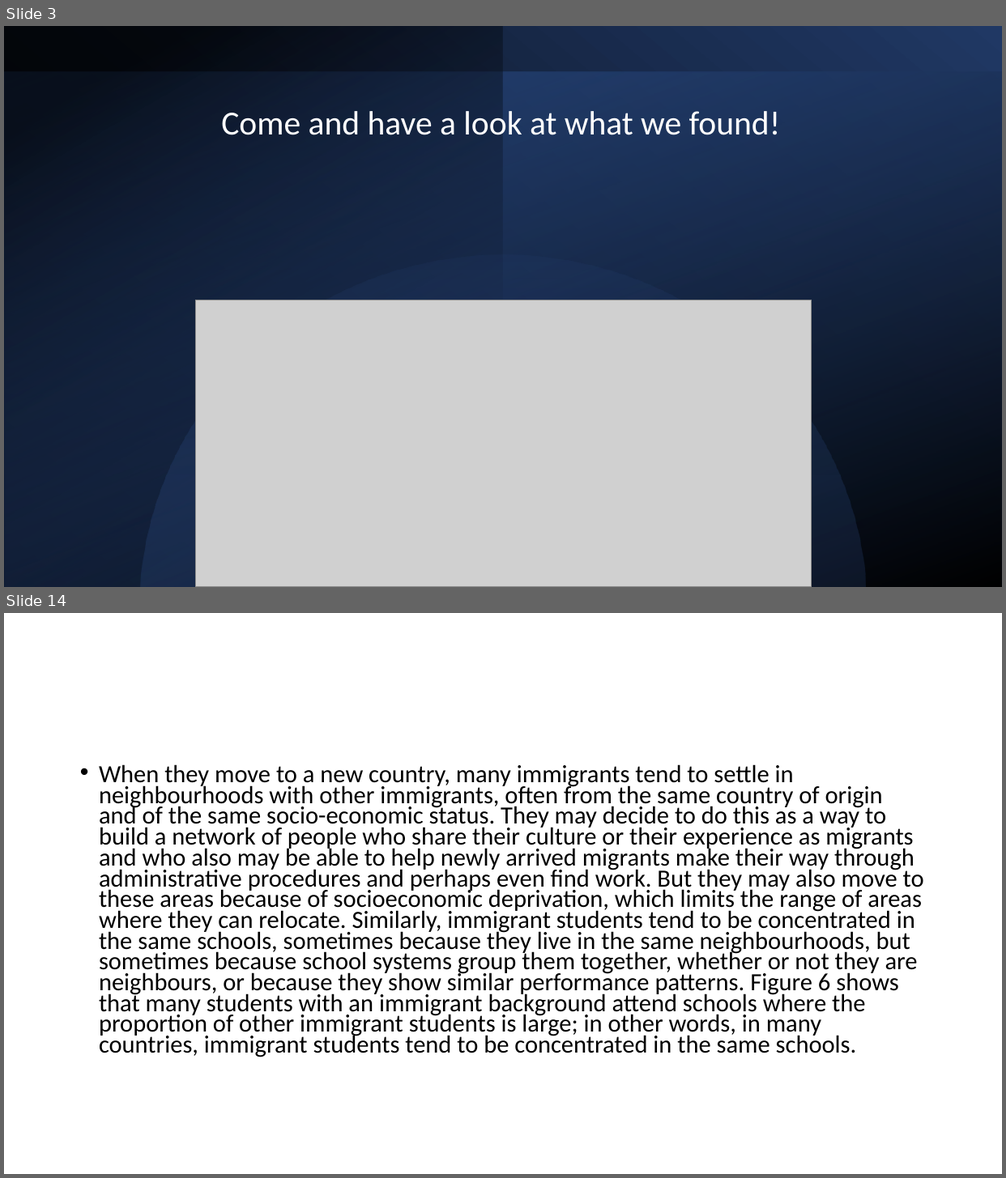
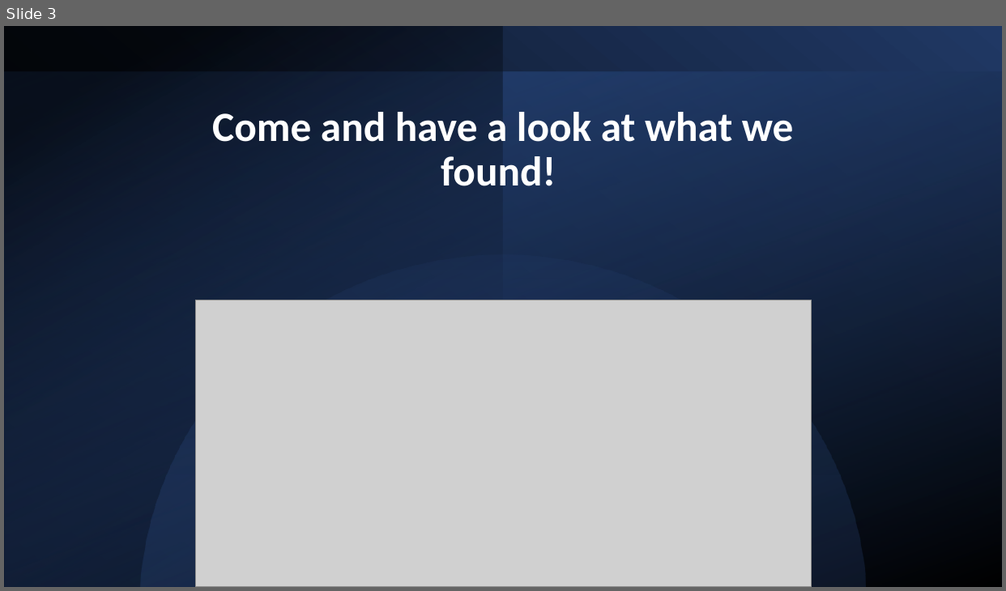
Before and after one commit to SebastianCastellano/Applied-Statistics-Project, a slide deck: Presentations/Pitch for 25.07/final Pitch.pptx. Shown one above the other, each under a label of ours: slides 3 and 14 before the commit, slide 3 after it; the slides between them are not shown. The pictures are 1006x1178 and 1006x591 pixels, drawn with LibreOffice and Linux fonts; fonts in the diff are those of the drawing; grey boxes stand for pictures. Boxes give left, top, right and bottom in pixels: in the first picture for what was removed or moved away, otherwise in the second. Text is boxed around its words. In the diff, an @@ line names an element or a change of style, - is before the commit and + after.

```diff
--- a/Presentations/Pitch for 25.07/final Pitch.pptx
+++ b/Presentations/Pitch for 25.07/final Pitch.pptx
@@ slide 14 removed at <box>4,613,1002,1174</box>, background #FFFFFF @@
@@ text removed at <box>99,764,924,1058</box> @@
-• When they move to a new country, many immigrants tend to settle in neighbourhoods with other immigrants, often from the same country of origin and of the same socio-economic status. They may decide to do this as a way to build a network of people who share their culture or their experience as migrants and who also may be able to help newly arrived migrants make their way through administrative procedures and perhaps even find work. But they may also move to these areas because of socioeconomic deprivation, which limits the range of areas where they can relocate. Similarly, immigrant students tend to be concentrated in the same schools, sometimes because they live in the same neighbourhoods, but sometimes because school systems group them together, whether or not they are neighbours, or because they show similar performance patterns. Figure 6 shows that many students with an immigrant background attend schools where the proportion of other immigrant students is large; in other words, in many countries, immigrant students tend to be concentrated in the same schools.
@@ slide 3 changed as well @@
@@ title "Come and have a look ...": place and size @@
-title "Come and have a look ..." at <box>221,111,781,135</box>
+title "Come and have a look ..." at <box>212,112,794,186</box>
@@ title "Come and have a look ..." at <box>212,112,794,186</box>: size 32.4 to 40 pt, bold on @@
```
Also in this commit, not shown: 2 other slides changed, 11 other slides removed, 8 other files.
